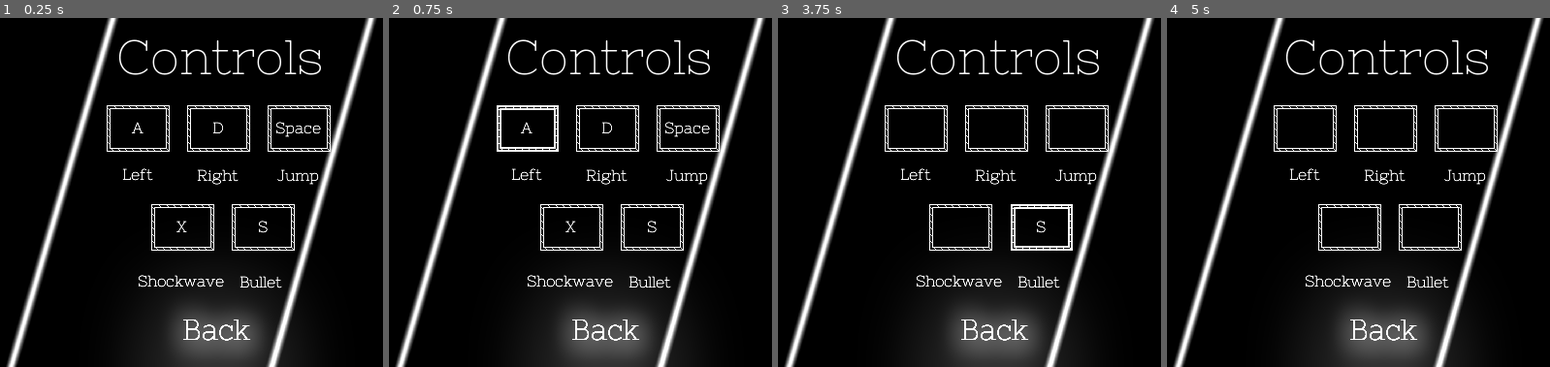
Above: before the commit, frames 1-4 (left to right).
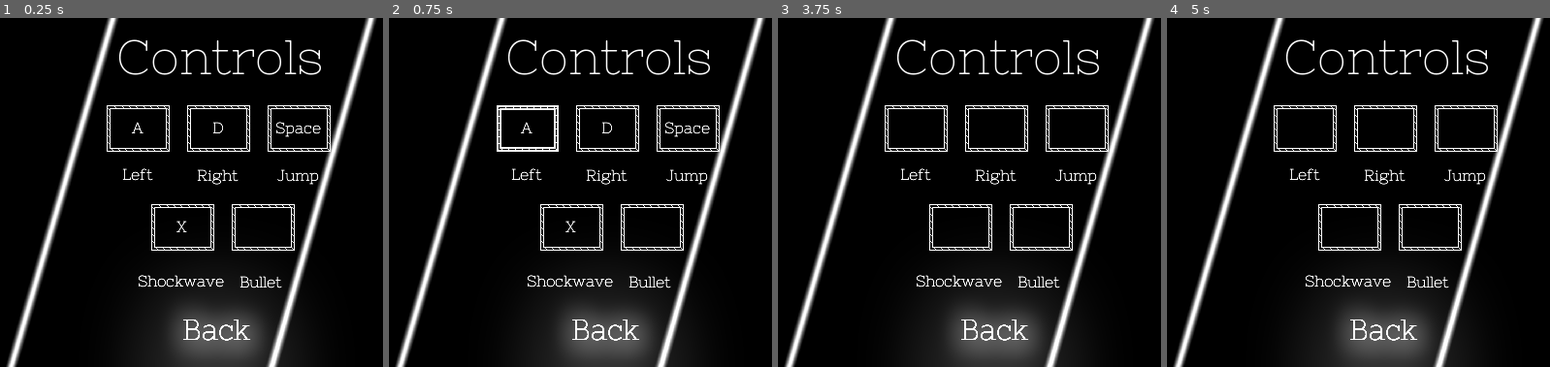
Above: after the commit, the same moments.

Repository: epimetheusgames/EyeSore
Game: Godot game, scene res://ControlsMenu.tscn
Two runs of this game, one before a commit and one after it. Both use one fixed random seed, a clock stepped at 60 frames per second and the inputs below. This scene is started directly instead of the project's main scene.
Inputs (mouse positions are in pixels of both pictures, inside the frame that each line leads up to):
- Up to frame 1 (0.25 s): no input
- Up to frame 2 (0.75 s): tap Enter (ui_accept) at 0.5 s; move the mouse to (526, 129) at 0.52 s; hold Up (Just_Arrowkey_Up) from 0.53 s (still down); click (526, 129) at 0.6 s
- Up to frame 3 (3.75 s): tap Enter (ui_accept) at 0.77, 1.07, 1.25, 1.52, 1.55, 1.82, 2, 2.1, 2.75, 3.02, 3.32, 3.5 s; right-click (915, 129) at 0.8 s; move the mouse to (996, 129) at 1.27 s; right-click (996, 129) at 1.35 s; click (996, 129) at 1.42 s; move the mouse to (1076, 129) at 2.02 s; release Up (Just_Arrowkey_Up) at 2.03 s; hold Down (Just_Arrowkey_Down) 2.03-2.78 s; click (1076, 129) at 2.3 s; move the mouse to (961, 227) at 2.77 s; hold Up (Just_Arrowkey_Up) from 2.78 s (still down); click (961, 227) at 2.85 s; right-click (961, 227) at 3.05 s; move the mouse to (1042, 227) at 3.52 s; right-click (1042, 227) at 3.6 s; click (1042, 227) at 3.67 s
- Up to frame 4 (5 s): tap Enter (ui_accept) at 3.77, 3.8, 4.07, 4.25, 4.52, 4.82 s; move the mouse to (outside the picture) at 4.27 s; release Up (Just_Arrowkey_Up) at 4.28 s; hold Down (Just_Arrowkey_Down) from 4.28 s (still down); tap Alt (self_destruct) at 4.35 s; click (outside the picture) at 4.55 s

The runs differ from the first frame. In frame 1, less than 0.1% of the frame differs, in the area x 67-70%, y 58-62%; in frame 2, less than 0.1%; in frame 3, 0.4%, in the area x 60-77%, y 53-67%; in frame 4, nothing differs.
Error before the commit: Invalid call. Nonexistent function 'Open_Options_Menu' in base 'Viewport'. (res://ControlsMenu.gd:7)
Error after the commit: Invalid get index 'bullet-type' (on base: 'Dictionary'). (res://KeybindSelector.gd:4)

Commit message:
Added configuration for controller keybinds, have not tested with XBOX controllers

Diff:
--- a/OGPC_Project_Native_Directory/ControlsMenu.gd
+++ b/OGPC_Project_Native_Directory/ControlsMenu.gd
@@ -2,7 +2,20 @@
 
 func _process(delta):
 	if Input.is_action_just_pressed("ui_accept") and not $Left.selected and not $Right.selected and not $Jump.selected and not $Shockwave.selected and not $Bullet.selected:
-		$SaveFunctionality.save_keybinds({"left": $Left.keybind, "right": $Right.keybind, "jump": $Jump.keybind, "shockwave": $Shockwave.keybind, "bullet": $Bullet.keybind})
+		$SaveFunctionality.save_keybinds(
+			{
+				"left-type": $Left.keybind_type,
+				"left": $Left.keybind,
+				"right-type": $Right.keybind_type,
+				"right": $Right.keybind,
+				"jump-type": $Jump.keybind_type,
+				"jump": $Jump.keybind,
+				"shockwave-type": $Shockwave.keybind_type,
+				"shockwave": $Shockwave.keybind,
+				"bullet-type": $Bullet.keybind_type,
+				"bullet": $Bullet.keybind,
+			}
+		)
 		$SaveFunctionality.save_game()
 		get_parent().Open_Options_Menu(self)
 
@@ -11,11 +24,3 @@
 		if child is Area2D:
 			if not child.name == node.name:
 				child.selected = false
-
-func _ready():
-	var keybinds = $SaveFunctionality.get_file_data()["keybinds"]
-	$Left.text_keybind = OS.get_scancode_string(keybinds["left"])
-	$Right.text_keybind = OS.get_scancode_string(keybinds["right"])
-	$Jump.text_keybind = OS.get_scancode_string(keybinds["jump"])
-	$Shockwave.text_keybind = OS.get_scancode_string(keybinds["shockwave"])
-	$Bullet.text_keybind = OS.get_scancode_string(keybinds["bullet"])
--- a/OGPC_Project_Native_Directory/KeybindSelector.gd
+++ b/OGPC_Project_Native_Directory/KeybindSelector.gd
@@ -1,6 +1,7 @@
 extends Area2D
 
 export var text_keybind = ""
+onready var keybind_type = get_parent().get_node("SaveFunctionality").data["keybinds"][name.to_lower() + "-type"]
 onready var keybind = get_parent().get_node("SaveFunctionality").data["keybinds"][name.to_lower()]
 var selected = false
 var unselect_next_frame = false
@@ -9,6 +10,11 @@
 	if event is InputEventKey and selected:
 		keybind = event.get_scancode()
 		text_keybind = OS.get_scancode_string(event.unicode)
+		unselect_next_frame = true
+	if event is InputEventJoypadButton and selected:
+		keybind_type = 1
+		keybind = event.button_index
+		text_keybind = ""
 		unselect_next_frame = true
 
 func _ready():
--- a/OGPC_Project_Native_Directory/Save_Data.gd
+++ b/OGPC_Project_Native_Directory/Save_Data.gd
@@ -30,19 +30,24 @@
 }
 
 const default_keybind_data = {
+	"bullet_type": 0,
 	"bullet": 83,
+	"jump-type": 0,
 	"jump": 32,
+	"left-type": 0,
 	"left": 65,
+	"right-type": 0,
 	"right": 68,
+	"shockwave-type": 0,
 	"shockwave": 88
 }
 
 const levels = [
-	"res://Levels/Level1_Noah's_test_version.tscn",
 	"res://Levels/Level1.tscn"
 ]
 
 func save_keybinds(keybinds):
+	print(data["keybinds"])
 	data["keybinds"] = keybinds
 
 func set_keybind_data_to_data():
@@ -154,23 +159,27 @@
 	file.store_line(to_json(data))
 	file.close()
 	file.open(keybind_file_name, File.WRITE)
-	print(data)
 	file.store_line(to_json(keybinds))
 	file.close()
 	data["keybinds"] = keybinds
 
 func set_keybinds(keybinds): # Sets all keybinds to what is in data
-	set_specific_keybind("movement_left", keybinds["left"])
-	set_specific_keybind("movement_right", keybinds["right"])
-	set_specific_keybind("movement_jump", keybinds["jump"])
-	set_specific_keybind("Shoot_Normal_Bullet", keybinds["bullet"])
-	set_specific_keybind("Shoot_Shockwave_Bullet", keybinds["shockwave"])
-
-func set_specific_keybind(action, keybind): # Sets a specific keybind
+	set_specific_keybind("movement_left", keybinds["left"], keybinds["left-type"])
+	set_specific_keybind("movement_right", keybinds["right"], keybinds["right-type"])
+	set_specific_keybind("movement_jump", keybinds["jump"], keybinds["jump-type"])
+	set_specific_keybind("Shoot_Normal_Bullet", keybinds["bullet"], keybinds["bullet-type"])
+	set_specific_keybind("Shoot_Shockwave_Bullet", keybinds["shockwave"], keybinds["shockwave-type"])
+
+func set_specific_keybind(action, keybind, type): # Sets a specific keybind
+	var key
 	if not InputMap.get_actions().has(action):
 		InputMap.add_action(action)
-	var key = InputEventKey.new()
-	key.set_scancode(keybind)
+	if type == 0:
+		key = InputEventKey.new()
+		key.set_scancode(keybind)
+	elif type == 1: # Check for joypad
+		key = InputEventJoypadButton.new()
+		key.button_index = keybind
 	InputMap.action_add_event(action, key)
 
 func delete_old_keys(keybinds):
@@ -186,7 +195,6 @@
 func _process(delta):
 	game_save_time -= 1
 	if game_save_time <= 0 and get_parent().name.begins_with("Level"):
-		print('hi')
 		game_save_time = game_save_max
 		data = get_current_level_data(data["level"])
 		save_game()
